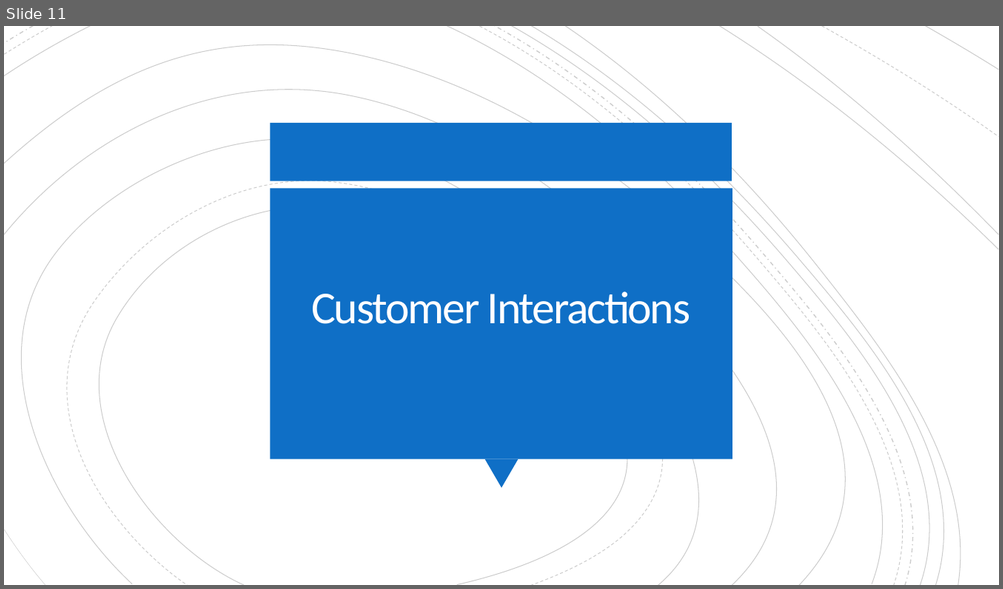
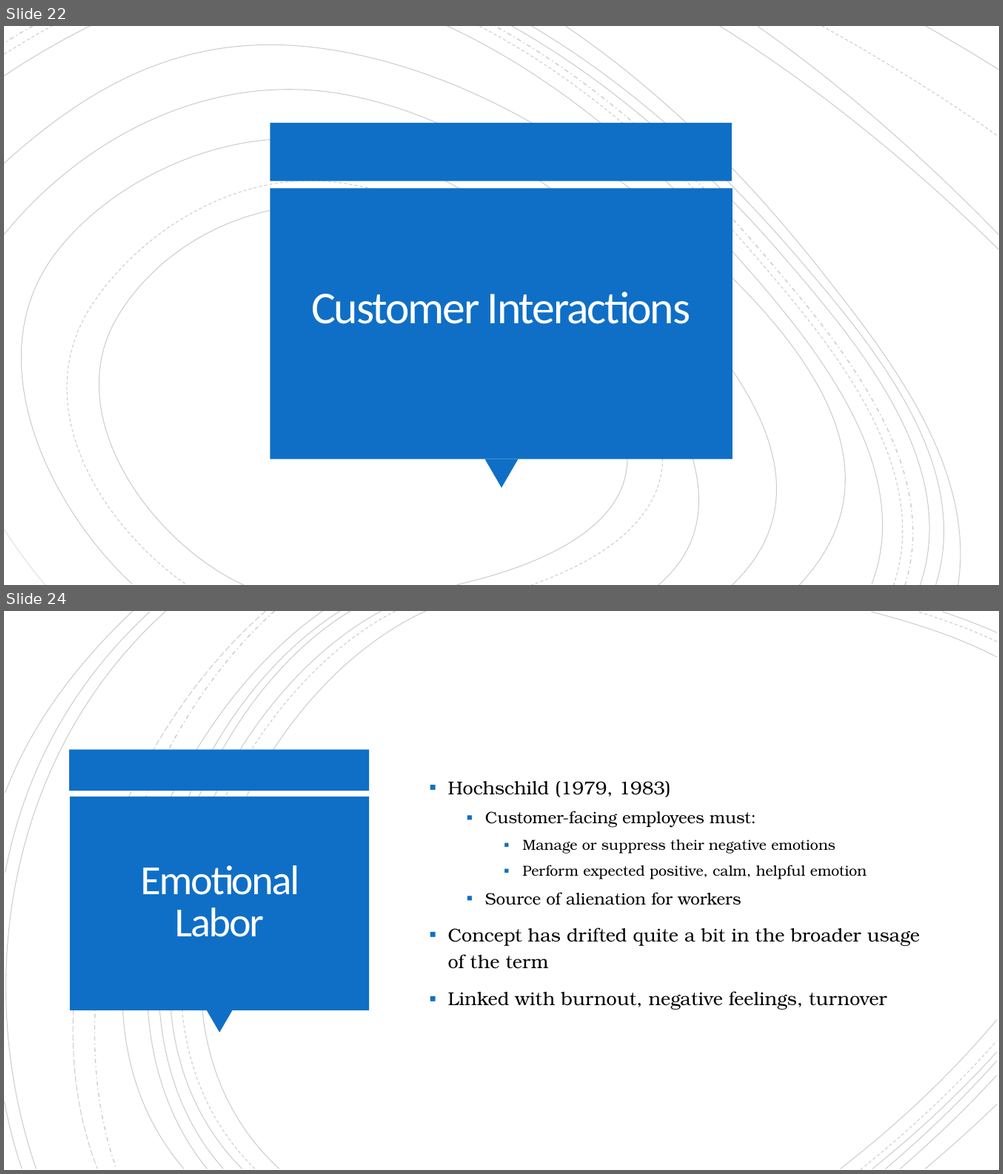
Before and after one commit to ekmaloney/soc490s, a slide deck: slides/march_8.pptx. Shown one above the other, each under a label of ours: slide 11 before the commit, slides 22 and 24 after it; the slides between them are not shown. The pictures are 1003x589 and 1003x1174 pixels, drawn with LibreOffice and Linux fonts; fonts in the diff are those of the drawing. Boxes give left, top, right and bottom in pixels: in the first picture for what was removed or moved away, otherwise in the second. Text is boxed around its words. In the diff, an @@ line names an element or a change of style, - is before the commit and + after.

```diff
--- a/slides/march_8.pptx
+++ b/slides/march_8.pptx
@@ slide 24 added at (x1=4, y1=611, x2=999, y2=1170), background #FFFFFF @@
@@ group added at (x1=4, y1=611, x2=997, y2=1170): 21 freeform shapes @@
@@ rectangle added at (x1=70, y1=750, x2=370, y2=791), fill #0F6FC6 @@
@@ text added at (x1=448, y1=781, x2=919, y2=1010), 18 pt, text #000000 @@
+▪ Hochschild (1979, 1983)
+  ▪ Customer-facing employees must:
+    ▪ Manage or suppress their negative emotions
+    ▪ Perform expected positive, calm, helpful emotion
+  ▪ Source of alienation for workers
+▪ Concept has drifted quite a bit in the broader usage of the term
+▪ Linked with burnout, negative feelings, turnover
@@ rectangle added at (x1=70, y1=797, x2=369, y2=1011), fill #0F6FC6 @@
@@ title added at (x1=140, y1=866, x2=299, y2=937), 40 pt, text #FFFEFF @@
+Emotional Labor
@@ triangle added at (x1=206, y1=1011, x2=233, y2=1034), fill #0F6FC6 @@
@@ what was slide 11 is now slide 22 @@
```
Also in this commit, not shown: 3 slides changed, 20 other slides added, 1 slide removed, 8 other files.
